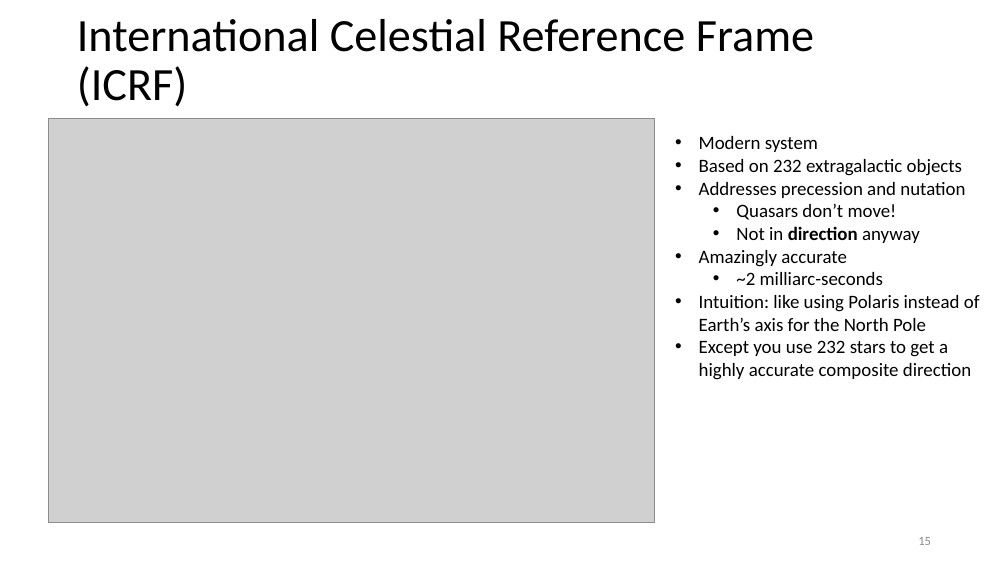
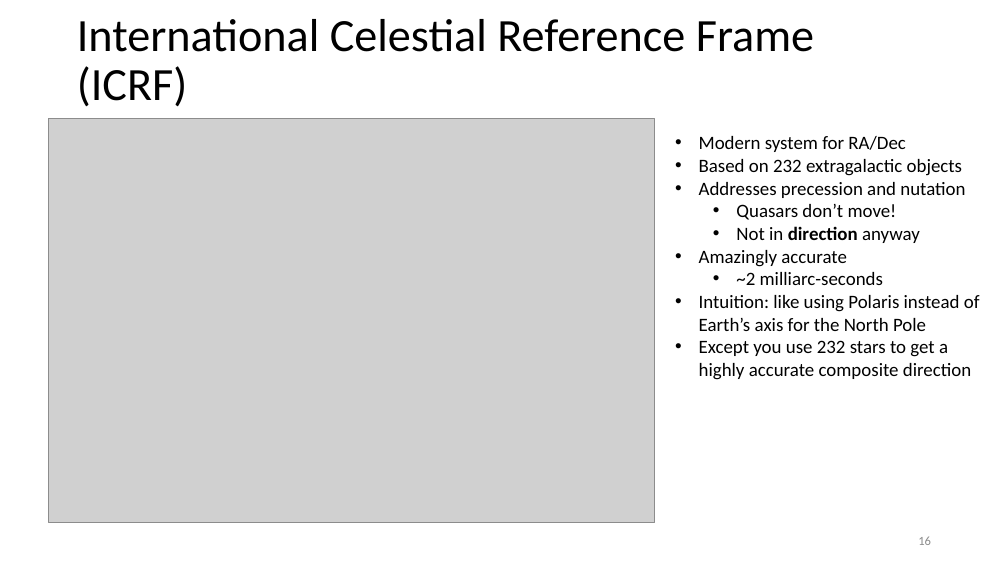
Before and after one commit to memanuel/kepler-sieve, a slide deck: slide 16 of thesis/kepler-sieve-slides.pptx (slide 15 before the commit). Drawn at 1008x567 pixels with LibreOffice and Linux fonts; fonts in the diff are those of the drawing; grey boxes stand for pictures. Boxes give left, top, right and bottom in pixels: in the first picture for what was removed or moved away, otherwise in the second. Text is boxed around its words. In the diff, an @@ line names an element or a change of style, - is before the commit and + after.

```diff
--- a/thesis/kepler-sieve-slides.pptx
+++ b/thesis/kepler-sieve-slides.pptx
@@ text at box(699, 136, 905, 152): text changed @@
-• Modern system
+• Modern system for RA/Dec
```
Also in this commit, not shown: 20 other slides changed, 1 slide added, 1 other file.
